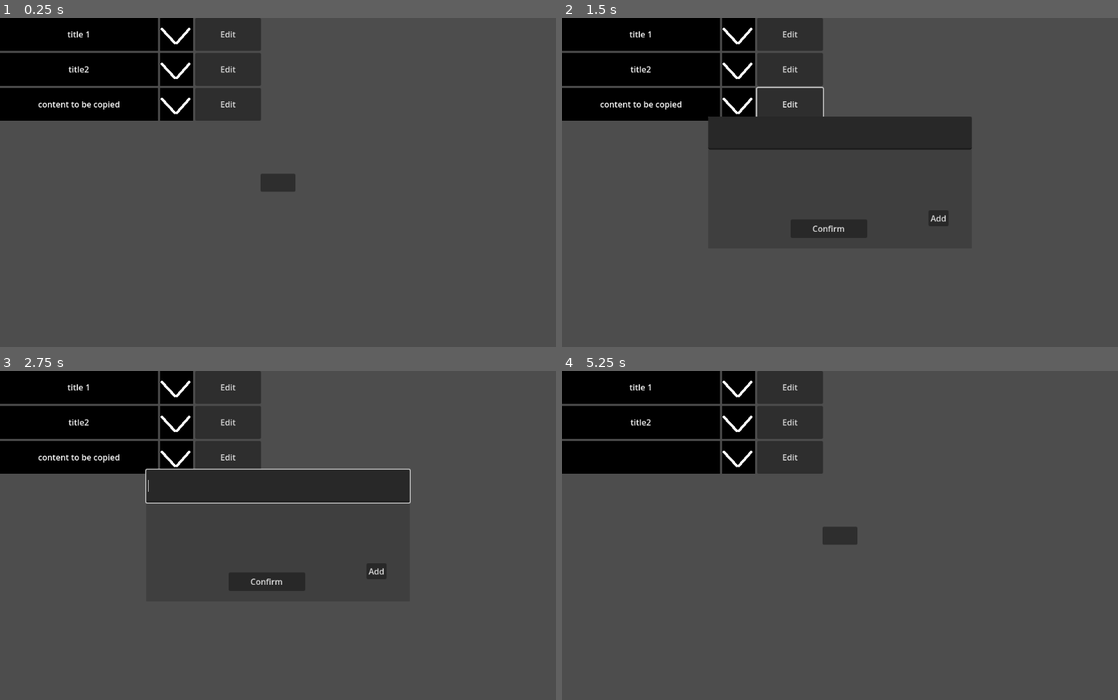
Above: before the commit, frames 1-4 (two rows, left to right).
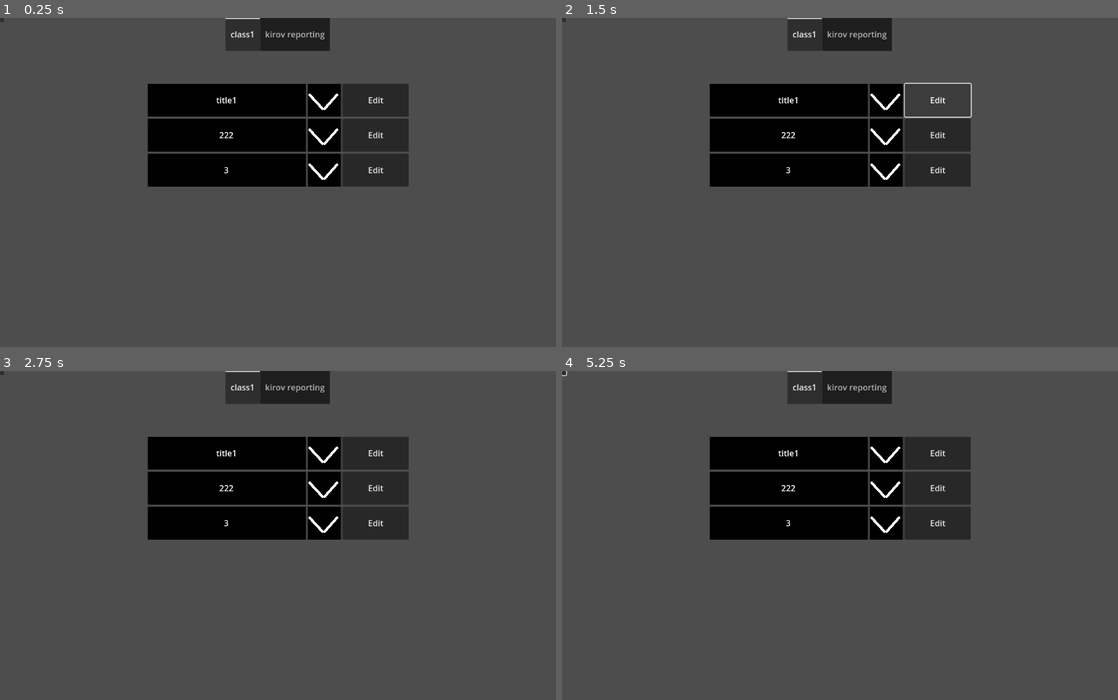
Above: after the commit, the same moments.

Repository: lfoxhlnut/KeyManager
Game: Godot game, scene res://ui/main.tscn
The game is run twice, just before and just after one commit, with the same random seed, the same clock (stepped at 60 frames per second) and the same inputs.
Inputs (mouse positions are in pixels of both pictures, inside the frame that each line leads up to):
- Up to frame 1 (0.25 s): no input
- Up to frame 2 (1.5 s): click (789, 100) at 0.5 s, where only the run after the commit has a clickable "title1"; click "Edit" at 1.25 s
- Up to frame 3 (2.75 s): click (227, 489) at 2 s, where only the run after the commit has a clickable "222"
- Up to frame 4 (5.25 s): click (789, 522) at 2.75 s, where only the run after the commit has a clickable "3"; click (840, 535) at 3.52 s; click (562, 374) at 4.27 s; click (828, 581) at 5 s, where only the run before the commit has a clickable "Confirm"

The runs differ from the first frame. In frame 1, 26% of the frame differs, in the area x 0-74%, y 0-53%; in frame 2, 23%; in frame 3, 24%; in frame 4, 26%.
Error after the commit: Parse Error: Could not find type "File" in the current scope. (res://script/global.gd:29)

Commit message:
Main/Content completed

Diff:
--- a/script/Content.gd
+++ b/script/Content.gd
@@ -1,14 +1,75 @@
 extends Control
 
+const ItemTscn := preload("res://ui/item.tscn")
 
+var data_dict: Dictionary = {}:
+	set(v):
+		data_dict = v.duplicate()
+		initialize()
 
 @onready var title: TabBar = $Title
+# TODO: 添加滚动条
 @onready var v_box: VBoxContainer = $VBoxContainer
 
 
 func _ready() -> void:
-	var t := Data.new("4", ["f", "中1文"])
-	print(t)
+	data_dict = {
+		"class1": [
+			Data.new("title1", ["fff", "11中文"]),
+			Data.new("222", ["password", "11中文"]),
+			Data.new("3", ["password", "11中文"]),
+		],
+		"kirov reporting": [
+			Data.new("vehicle", ["fff", "11中文"]),
+			Data.new("222", ["password", "11中文"]),
+			Data.new("3", ["password", "11中文"]),
+		],
+	}
+	v_box.position.x = 0.5 * size.x
+	pass
+
+
+func _exit_tree() -> void:
+	free_vbox_children()
+
 
 func initialize() -> void:
-	pass
+	title.clear_tabs()
+	for key: String in data_dict:
+		title.add_tab(key)
+	_on_title_tab_changed(title.current_tab)
+
+
+func _on_title_resized() -> void:
+	if not is_node_ready():
+		await ready
+	v_box.position.y = title.size.y + 64
+
+
+func _on_title_tab_changed(tab: int) -> void:
+	free_vbox_children()
+	var key: String = title.get_tab_title(title.current_tab)
+	for i: Data in data_dict[key]:
+		var item: Item = ItemTscn.instantiate()
+		v_box.add_child(item)
+		item.resized.connect(func():
+			v_box.position.x = 0.5 * size.x - 0.5 * item.size.x
+		)
+		item.data_modified.connect(func():
+			data_dict[key] = item.data
+		)
+		item.data = i
+		# 真奇怪, 无论怎么设置 vbox 的 pos 都没用, remote 检查器里的数据和
+		# print 打印出来的数据不一样, 必须手动点击一下展开, vbox 的位置才是正确的
+		item._on_unfold_toggled(true)
+		item._on_unfold_toggled(false)
+
+
+
+func free_vbox_children() -> void:
+	for i: Node in v_box.get_children():
+		i.queue_free()
+
+
+func _on_save_pressed() -> void:
+	pass # Replace with function body.
--- a/script/data.gd
+++ b/script/data.gd
@@ -1,6 +1,7 @@
 class_name Data
 extends RefCounted
 
+# title 和 info 里就不能出现反引号了
 const delimiter = "`"
 
 var title: String
@@ -16,7 +17,7 @@
 
 
 func _to_string() -> String:
-	return "%s`%s" % [title, "`".join(info)]
+	return "%s%s%s" % [title, delimiter, delimiter.join(info)]
 
 
 func from_string(s: String) -> void:
--- a/script/global.gd
+++ b/script/global.gd
@@ -14,9 +14,34 @@
 const WIN_HEIGHT = 640
 const WIN_SIZE = Vector2(WIN_WIDTH, WIN_HEIGHT)
 
+const SAVE_PATH = "res://tmp_save.txt"
+const SAVE_KEY = "222"
+
 func _ready() -> void:
 	pass
 
 
 func get_hud() -> HUD:
 	return get_node("../Main/HUD") as HUD
+
+
+func save(data_dict := {}) -> void:
+	var data: File = File.new()
+	var err := data.open_encrypted_with_pass(DATA_PATH, File.WRITE, DATA_KEY)
+	if err:
+		warn("存档失败, 错误代码 %s" % err)
+	if data.is_open():
+		print_debug("Saving...")
+#		print_debug(JSON.print(d))
+		data.store_pascal_string(JSON.print(d))
+	else:
+		print_debug("存档失败", err)
+		warn("Can't save datas. Please make sure the data file 「%s」 is not being used." % DATA_PATH)
+	data.close()
+	data.unreference()
+	pass
+
+
+func load() -> Dictionary:
+	var res := {}
+	return res
--- a/script/item.gd
+++ b/script/item.gd
@@ -1,5 +1,7 @@
 class_name Item
 extends Panel
+
+signal data_modified
 
 const PressToCopyTscn := preload("res://ui/press_to_copy.tscn")
 const EditWindowTscn := preload("res://ui/edit_window.tscn")
@@ -28,6 +30,8 @@
 
 
 func initialize() -> void:
+	if not is_node_ready():
+		await ready
 	title.text = data.title
 
 	free_body()
@@ -73,6 +77,7 @@
 		data = _data
 		ew.queue_free()
 		Global.get_hud().exclusive_mouse = false
+		data_modified.emit()
 	)
 	Global.get_hud().add_child(ew)
 	Global.get_hud().exclusive_mouse = true
--- a/ui/main.tscn
+++ b/ui/main.tscn
@@ -1,6 +1,5 @@
-[gd_scene load_steps=5 format=3 uid="uid://cg54ffl27sd7c"]
+[gd_scene load_steps=4 format=3 uid="uid://cg54ffl27sd7c"]
 
-[ext_resource type="PackedScene" uid="uid://b8efvjfwe815r" path="res://ui/test.tscn" id="1_1pe1d"]
 [ext_resource type="Script" path="res://script/main.gd" id="1_sfe7e"]
 [ext_resource type="Script" path="res://script/Content.gd" id="2_1nopt"]
 [ext_resource type="PackedScene" uid="uid://k5r1oyboiqjk" path="res://ui/hud.tscn" id="3_tn6l6"]
@@ -10,21 +9,31 @@
 
 [node name="Content" type="Control" parent="."]
 layout_mode = 3
-anchors_preset = 0
-offset_right = 40.0
-offset_bottom = 40.0
+anchors_preset = 15
+anchor_right = 1.0
+anchor_bottom = 1.0
+grow_horizontal = 2
+grow_vertical = 2
 script = ExtResource("2_1nopt")
 
 [node name="Title" type="TabBar" parent="Content"]
-layout_mode = 0
-offset_right = 255.0
-offset_bottom = 49.0
+custom_minimum_size = Vector2(0, 64)
+layout_mode = 1
+anchors_preset = 10
+anchor_right = 1.0
+grow_horizontal = 2
+tab_alignment = 1
 
 [node name="VBoxContainer" type="VBoxContainer" parent="Content"]
+layout_mode = 1
+
+[node name="Save" type="Button" parent="Content"]
 layout_mode = 0
-offset_right = 40.0
-offset_bottom = 40.0
-
-[node name="Test" parent="." instance=ExtResource("1_1pe1d")]
+offset_right = 8.0
+offset_bottom = 8.0
 
 [node name="HUD" parent="." instance=ExtResource("3_tn6l6")]
+
+[connection signal="resized" from="Content/Title" to="Content" method="_on_title_resized"]
+[connection signal="tab_changed" from="Content/Title" to="Content" method="_on_title_tab_changed"]
+[connection signal="pressed" from="Content/Save" to="Content" method="_on_save_pressed"]
Not shown, added: tmp_save.txt
